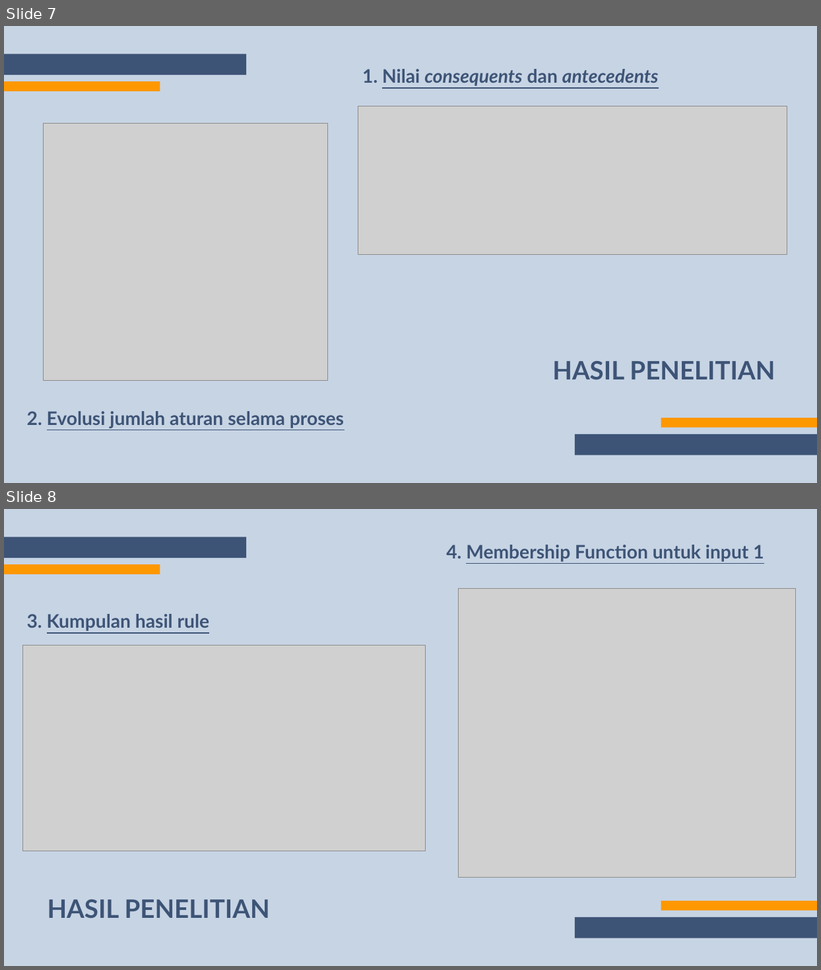
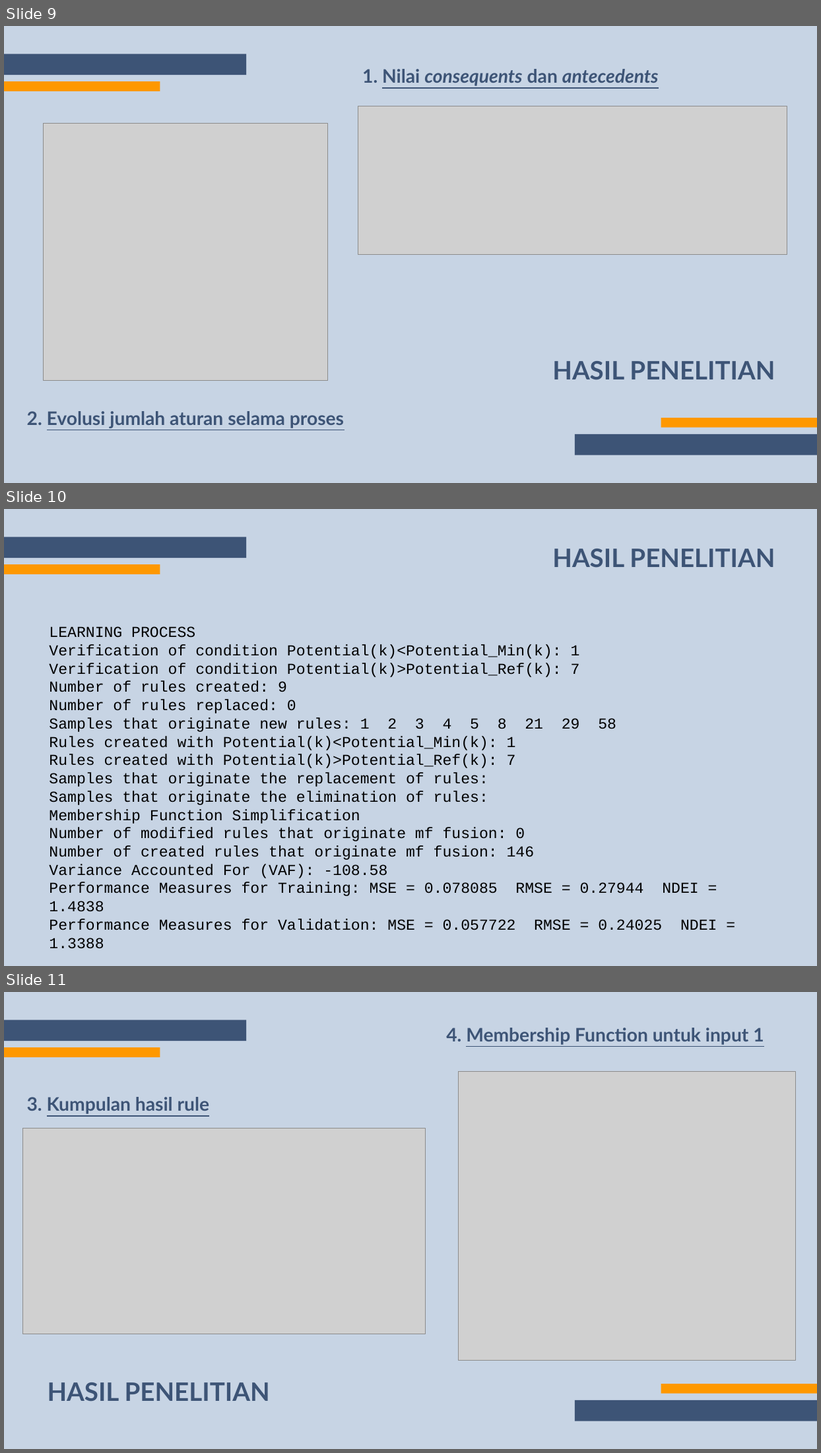
Before and after one commit to trianne24/softcom-project, a slide deck: Shofiyyah57_Patricia65_ProstateCancer (Final).pptx. Shown one above the other, each under a label of ours: slides 7 and 8 before the commit, slides 9, 10 and 11 after it. The pictures are 821x970 and 821x1453 pixels, drawn with LibreOffice and Linux fonts; fonts in the diff are those of the drawing; grey boxes stand for pictures. Boxes give left, top, right and bottom in pixels: in the first picture for what was removed or moved away, otherwise in the second. Text is boxed around its words. In the diff, an @@ line names an element or a change of style, - is before the commit and + after.

```diff
--- a/Shofiyyah57_Patricia65_ProstateCancer (Final).pptx
+++ b/Shofiyyah57_Patricia65_ProstateCancer (Final).pptx
@@ slide 10 added at [4, 509, 817, 966], background #FFFFFF @@
@@ rectangle added at [4, 509, 817, 966], fill #C7D4E4 @@
@@ rectangle added at [4, 537, 246, 558], fill #3D5476 @@
@@ rectangle added at [4, 564, 160, 574], fill #FE9800 @@
@@ text added at [552, 549, 775, 568], 60 pt, text #3D5476, bold @@
+HASIL PENELITIAN
@@ text added at [49, 626, 717, 949], 36 pt, text #000000 @@
+LEARNING PROCESS
+Verification of condition Potential(k)<Potential_Min(k): 1
+Verification of condition Potential(k)>Potential_Ref(k): 7
+Number of rules created: 9
+Number of rules replaced: 0
+Samples that originate new rules: 1 2 3 4 5 8 21 29 58
+Rules created with Potential(k)<Potential_Min(k): 1
+Rules created with Potential(k)>Potential_Ref(k): 7
+Samples that originate the replacement of rules:
+Samples that originate the elimination of rules:
+Membership Function Simplification
+Number of modified rules that originate mf fusion: 0
+Number of created rules that originate mf fusion: 146
+Variance Accounted For (VAF): -108.58
+Performance Measures for Training: MSE = 0.078085 RMSE = 0.27944 NDEI = 1.4838
+Performance Measures for Validation: MSE = 0.057722 RMSE = 0.24025 NDEI = 1.3388
@@ what was slide 7 is now slide 9 @@
@@ what was slide 8 is now slide 11 @@
```
Also in this commit, not shown: 2 slides changed, 3 other slides added, 1 slide removed.
